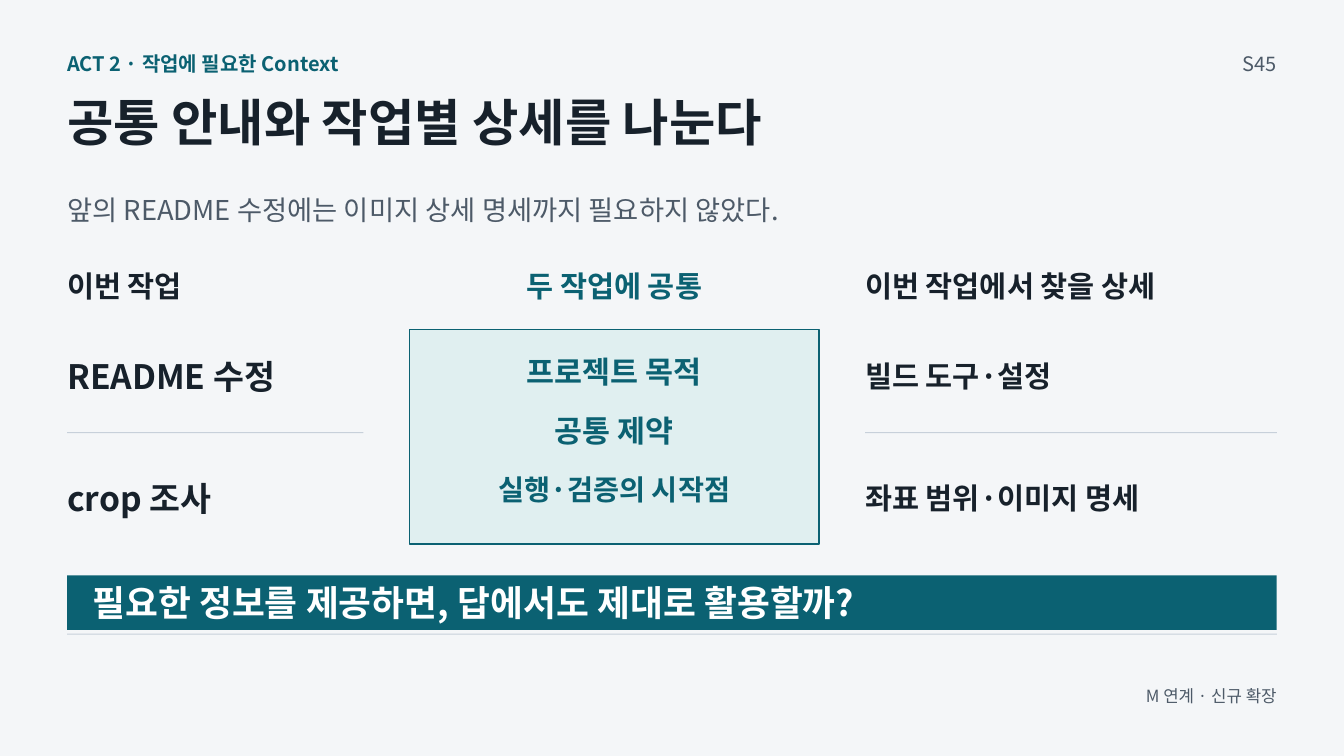
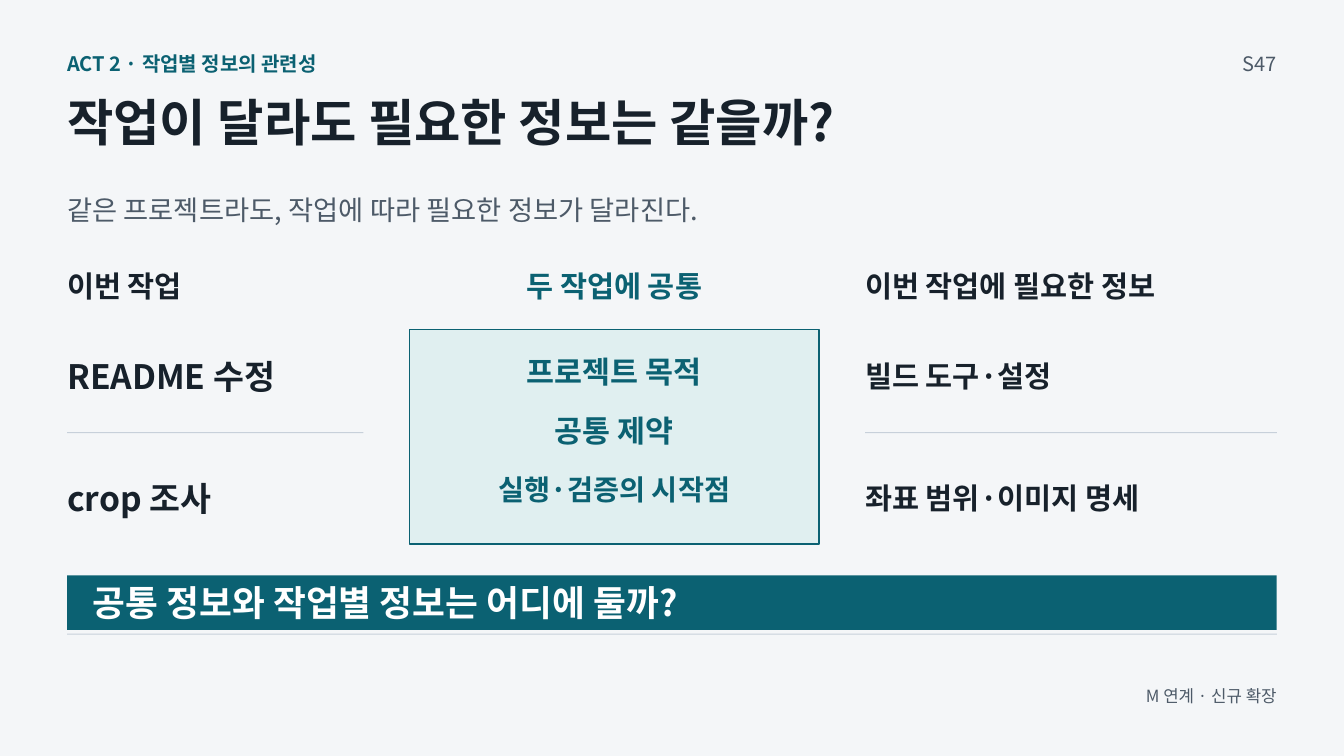
Before and after one commit to GideokKim/ai-dev-training, a slide deck: slide 10 of production/ACT_2.pptx (slide 8 before the commit). Drawn at 1344x756 pixels with LibreOffice and Linux fonts; fonts in the diff are those of the drawing. Boxes give left, top, right and bottom in pixels: in the first picture for what was removed or moved away, otherwise in the second. Text is boxed around its words. In the diff, an @@ line names an element or a change of style, - is before the commit and + after.

```diff
--- a/production/ACT_2.pptx
+++ b/production/ACT_2.pptx
@@ text at (67, 54, 317, 73): text changed @@
-ACT 2 · 작업에 필요한 Context
+ACT 2 · 작업별 정보의 관련성
@@ text at (1243, 56, 1277, 71): text changed @@
-S45
+S47
@@ text at (67, 98, 834, 146): text changed @@
-공통 안내와 작업별 상세를 나눈다
+작업이 달라도 필요한 정보는 같을까?
@@ text at (67, 197, 699, 225): text changed @@
-앞의 README 수정에는 이미지 상세 명세까지 필요하지 않았다.
+같은 프로젝트라도, 작업에 따라 필요한 정보가 달라진다.
@@ text at (865, 272, 1156, 300): text changed @@
-이번 작업에서 찾을 상세
+이번 작업에 필요한 정보
@@ text at (92, 586, 678, 620): text changed @@
-필요한 정보를 제공하면, 답에서도 제대로 활용할까?
+공통 정보와 작업별 정보는 어디에 둘까?
```
Also in this commit, not shown: 5 other slides changed, 56 other files.
